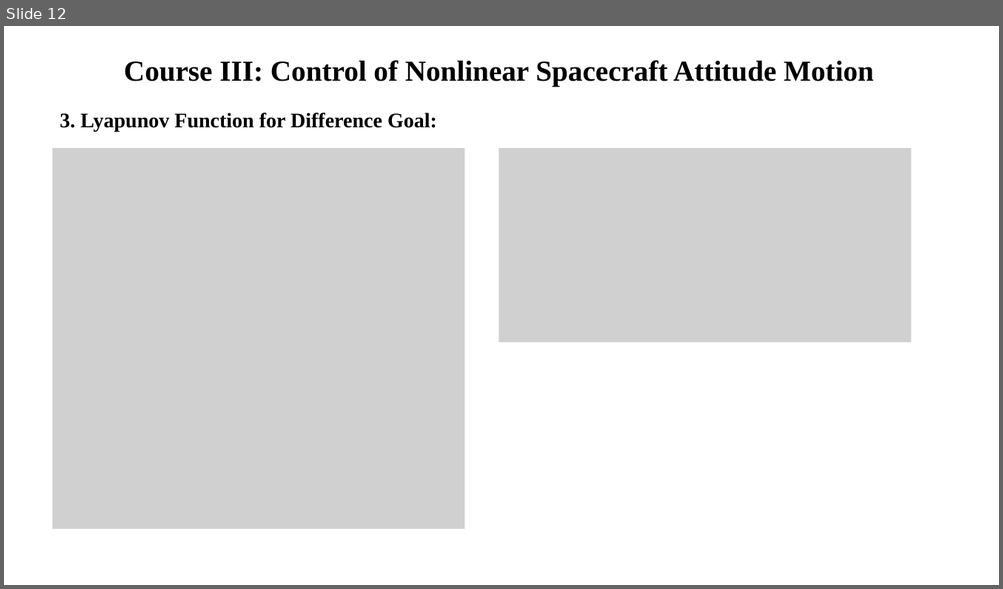
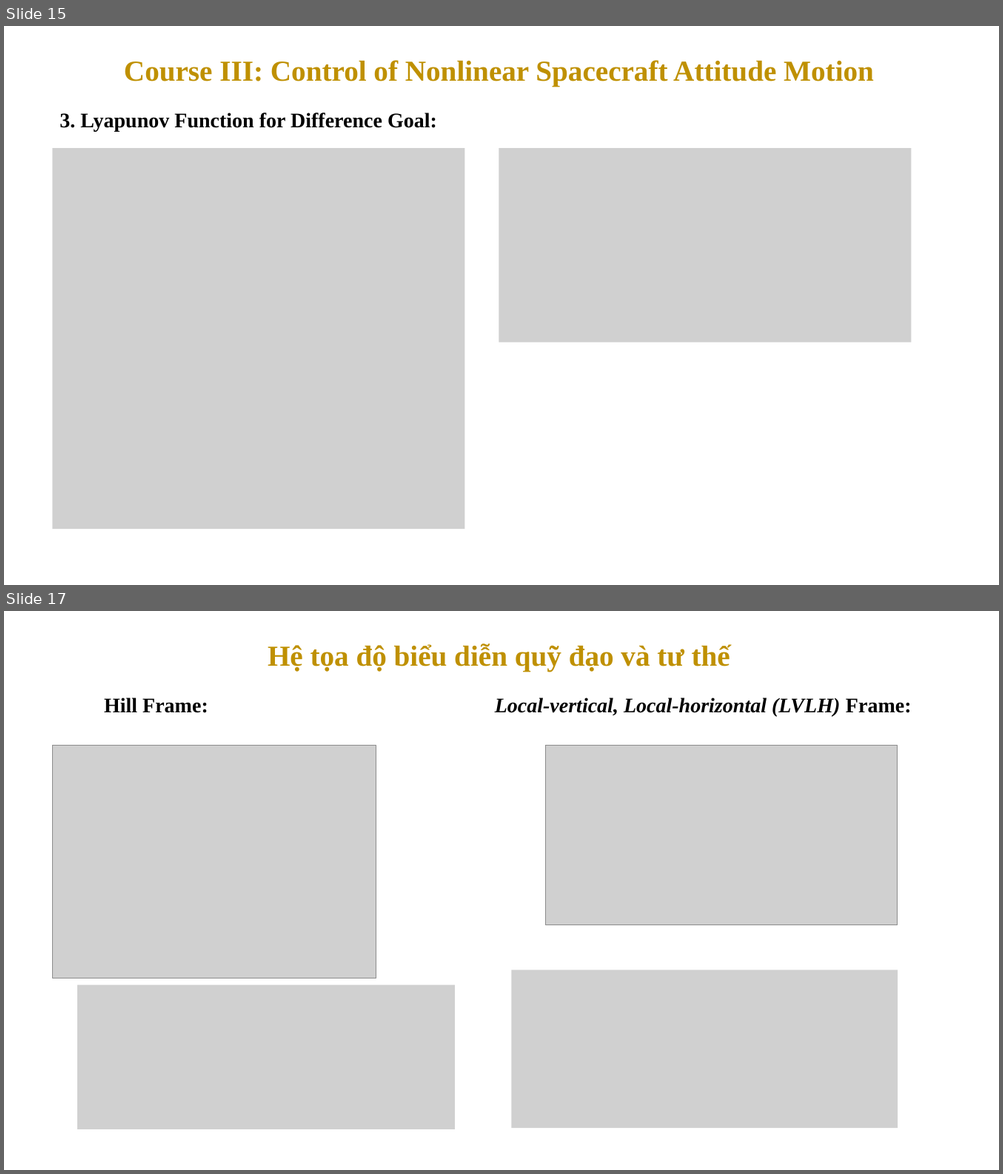
Before and after one commit to KalexxHoang/VTX_Report, a slide deck: Course report.pptx. Shown one above the other, each under a label of ours: slide 12 before the commit, slides 15 and 17 after it; the slides between them are not shown. The pictures are 1003x589 and 1003x1174 pixels, drawn with LibreOffice and Linux fonts; fonts in the diff are those of the drawing; grey boxes stand for pictures. Boxes give left, top, right and bottom in pixels: in the first picture for what was removed or moved away, otherwise in the second. Text is boxed around its words. In the diff, an @@ line names an element or a change of style, - is before the commit and + after.

```diff
--- a/Course report.pptx
+++ b/Course report.pptx
@@ slide 17 added at (x1=4, y1=611, x2=999, y2=1170), background #FFFFFF @@
@@ text added at (x1=267, y1=644, x2=730, y2=671), 28 pt, text #BF9000, bold @@
+Hệ tọa độ biểu diễn quỹ đạo và tư thế
@@ text added at (x1=104, y1=698, x2=208, y2=713), 20 pt, text #000000, bold @@
+Hill Frame:
@@ text added at (x1=495, y1=698, x2=911, y2=716), 20 pt, text #000000, bold, italic @@
+Local-vertical, Local-horizontal (LVLH) Frame:
@@ picture added at (x1=53, y1=745, x2=375, y2=978) @@
@@ picture added at (x1=546, y1=745, x2=897, y2=925) @@
@@ picture added at (x1=77, y1=985, x2=455, y2=1130) @@
@@ picture added at (x1=512, y1=971, x2=898, y2=1129) @@
@@ what was slide 12 is now slide 15 @@
@@ slide 15 changed as well @@
@@ text "Course III: Control of Nonlinear ..." at (x1=124, y1=60, x2=874, y2=86): text colour #000000 to #BF9000 @@
```
Also in this commit, not shown: 11 other slides changed, 8 other slides added, 2 other files.
